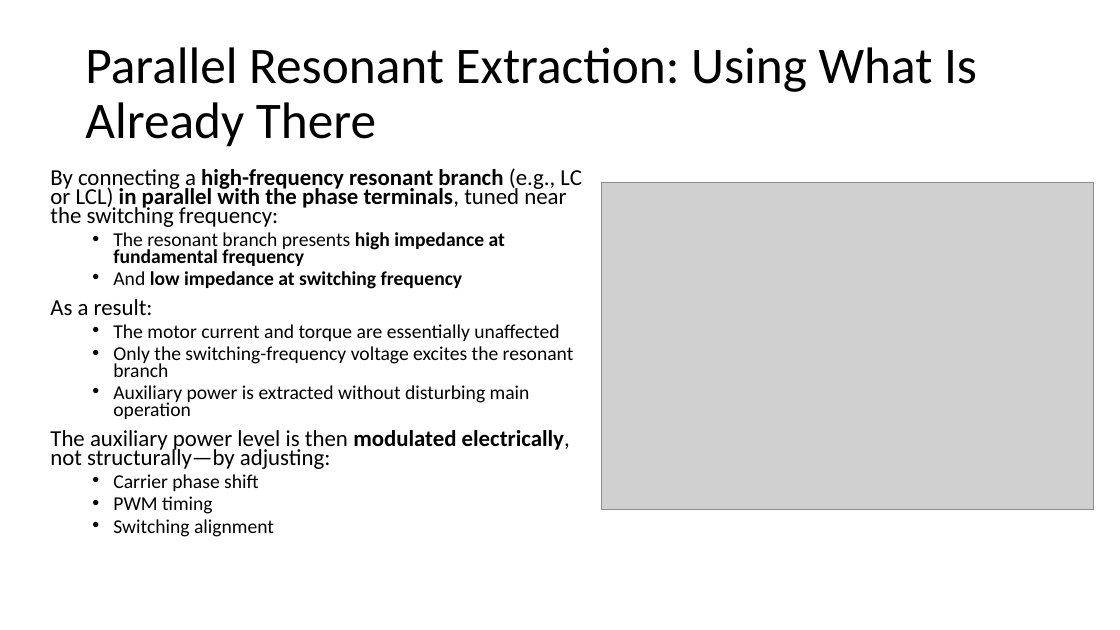
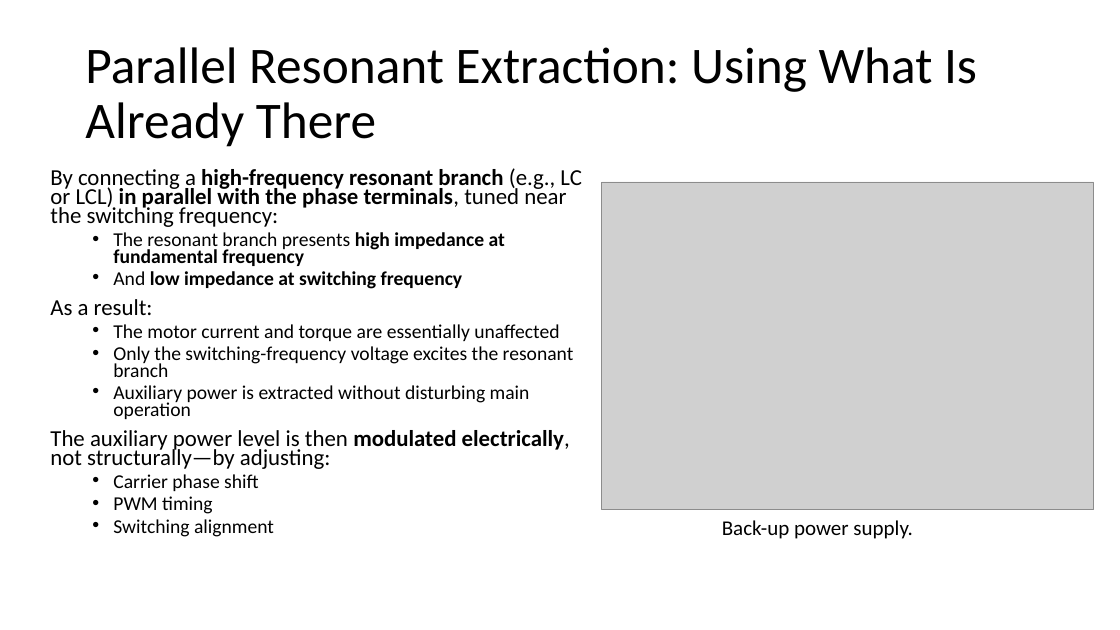
Before and after one commit to EnesAyaz/KTH, a slide deck: slide 4 of Weekly-Reports/AuxilaryPowerSupply.pptx. Drawn at 1120x630 pixels with LibreOffice and Linux fonts; fonts in the diff are those of the drawing; grey boxes stand for pictures. Boxes give left, top, right and bottom in pixels: in the first picture for what was removed or moved away, otherwise in the second. Text is boxed around its words. In the diff, an @@ line names an element or a change of style, - is before the commit and + after.

```diff
--- a/Weekly-Reports/AuxilaryPowerSupply.pptx
+++ b/Weekly-Reports/AuxilaryPowerSupply.pptx
@@ text added at bbox=[722, 520, 912, 539], 18 pt, text #000000 @@
+Back-up power supply.
```
Also in this commit, not shown: 55 other files.
